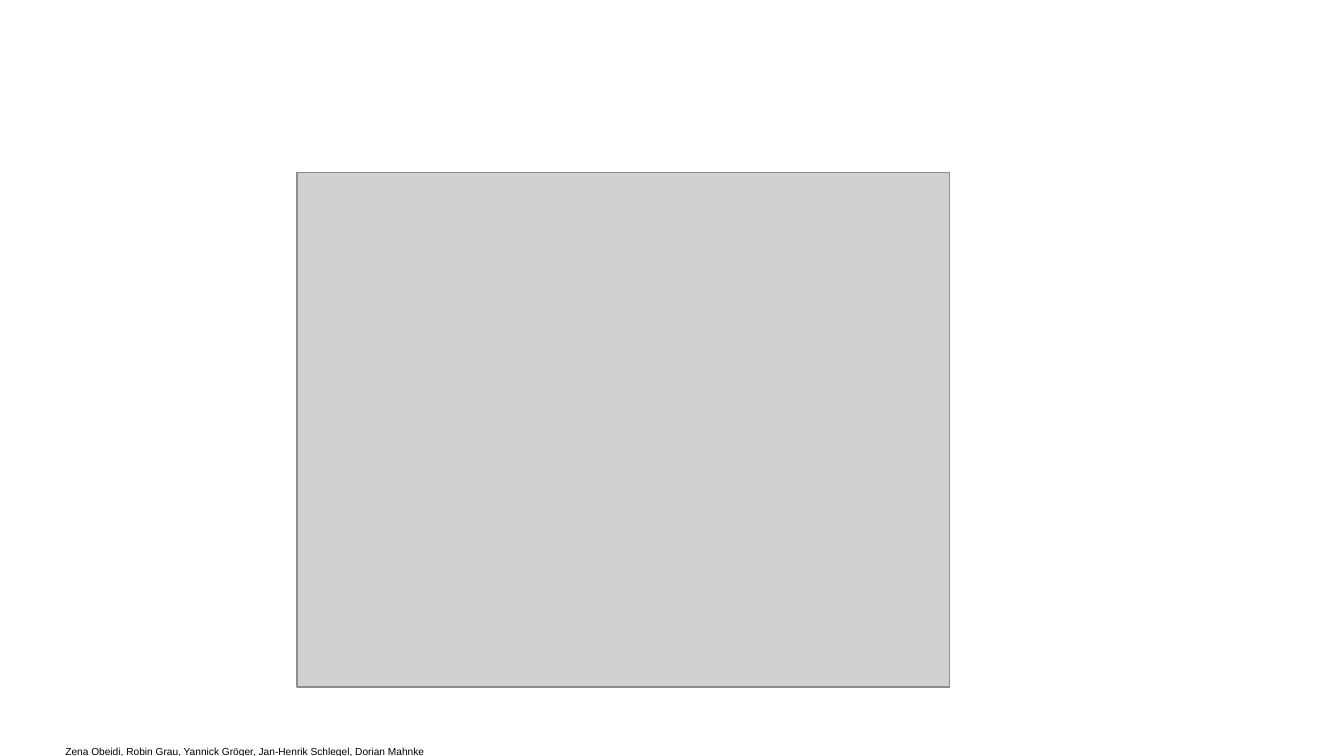
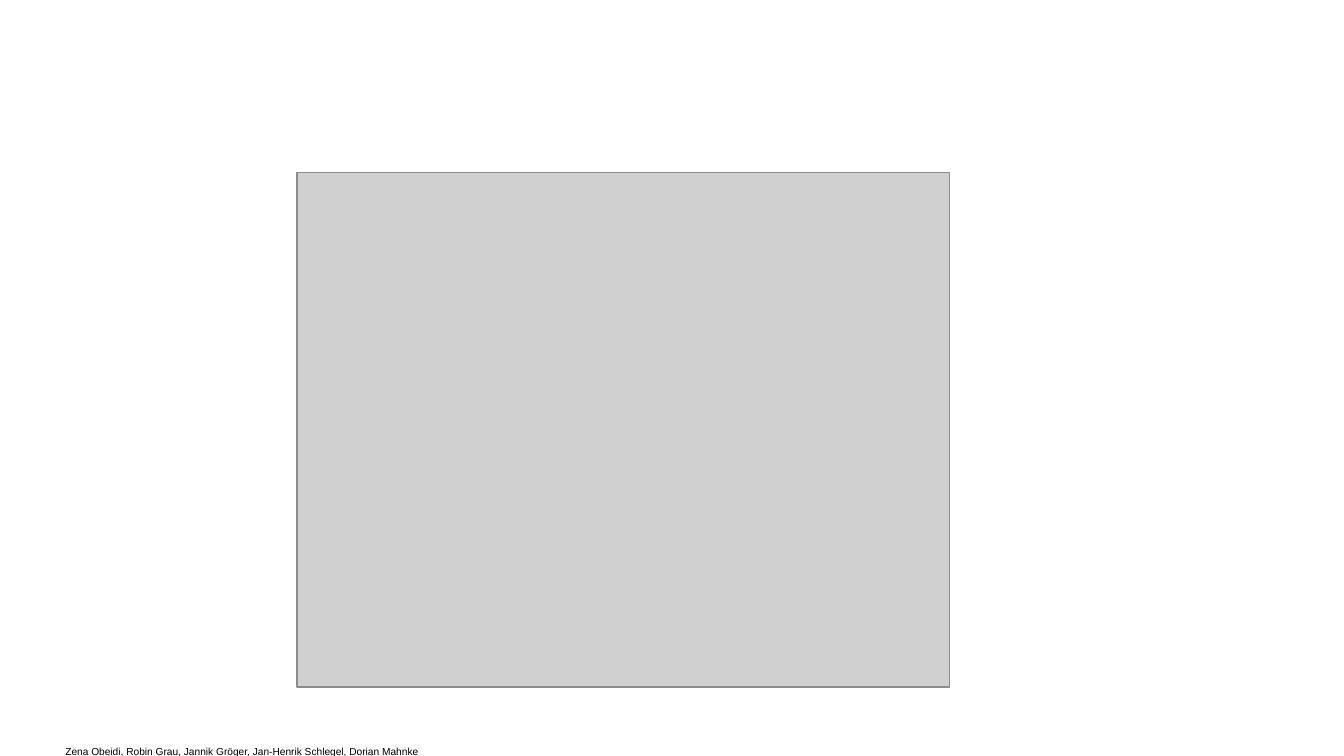
Before and after one commit to LKSodaCookie/LectureHero, a slide deck: slide 1 of Präsentation/PräsentationVorläufig.odp. Drawn at 1344x756 pixels with LibreOffice and Linux fonts; fonts in the diff are those of the drawing; grey boxes stand for pictures; background and template pictures are left out. Boxes give left, top, right and bottom in pixels: in the first picture for what was removed or moved away, otherwise in the second. Text is boxed around its words. In the diff, an @@ line names an element or a change of style, - is before the commit and + after.

Commit message:
Change name Yannick -> Jannick

```diff
--- a/Präsentation/PräsentationVorläufig.odp
+++ b/Präsentation/PräsentationVorläufig.odp
@@ text at <box>65,747,418,756</box>: text changed @@
-Zena Obeidi, Robin Grau, Yannick Gröger, Jan-Henrik Schlegel, Dorian Mahnke
+Zena Obeidi, Robin Grau, Jannik Gröger, Jan-Henrik Schlegel, Dorian Mahnke
```
Also in this commit, not shown: 2 other files.
